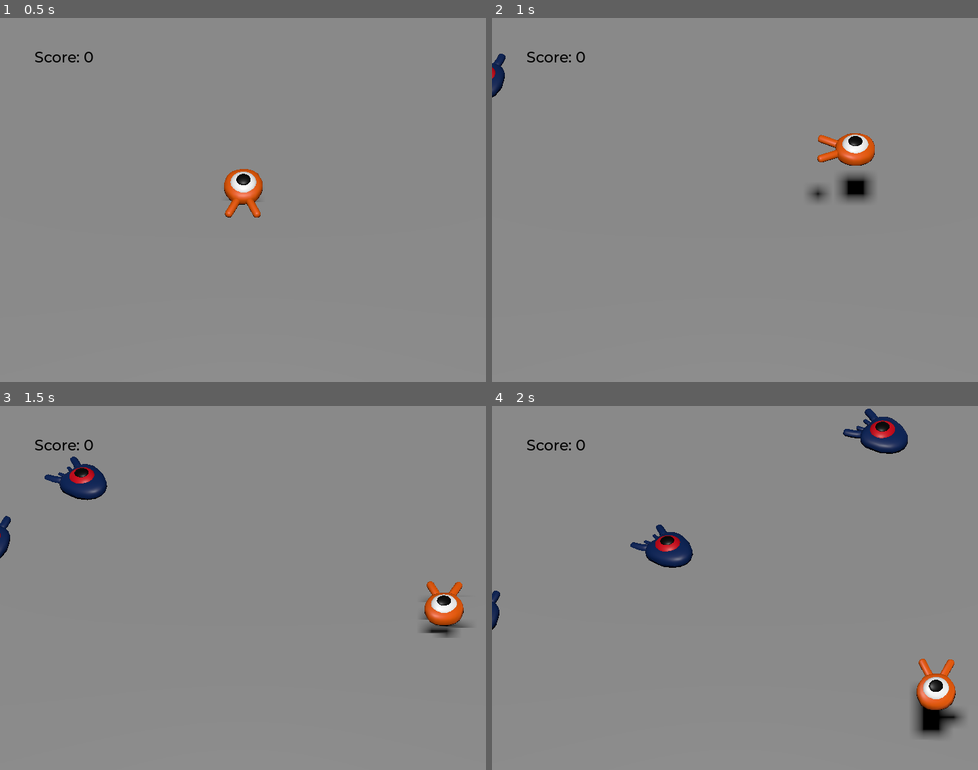
Above: before the commit, frames 1-4 (two rows, left to right).
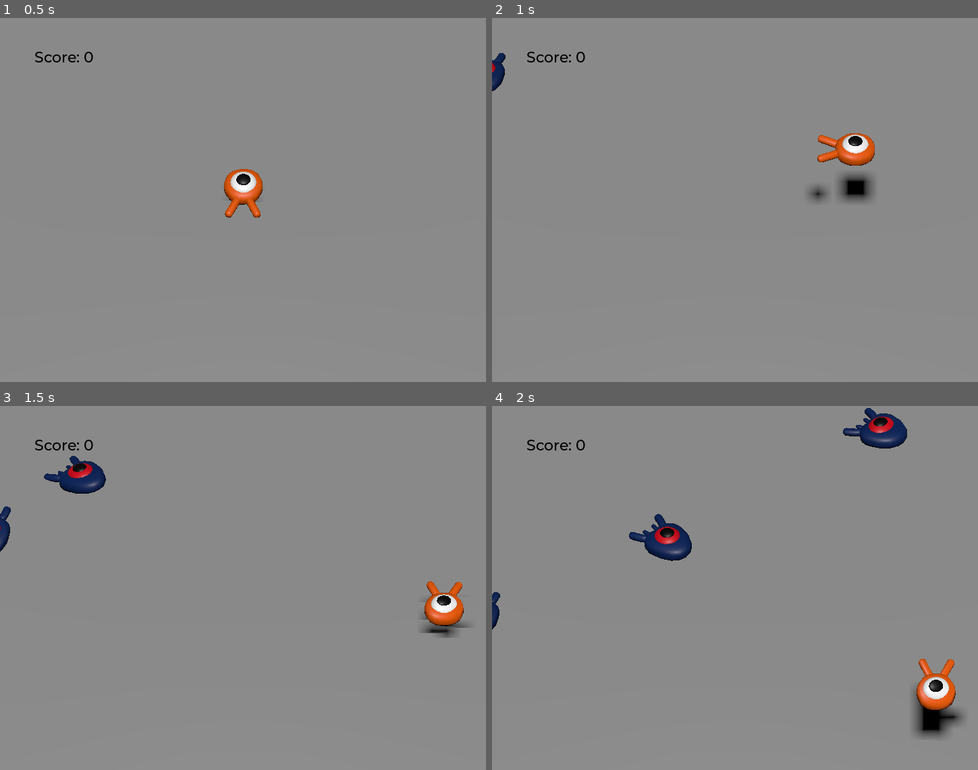
Above: after the commit, the same moments.

Repository: Koccov/squash-the-creeps
Game: Godot game, scene res://main.tscn
Same seed, same stepped clock (60 frames per second), same inputs: the game is played once before the commit and once after it.
Inputs:
- Up to frame 1 (0.5 s): no input
- Up to frame 2 (1 s): tap Enter (ui_accept) at 0.5 s; hold Right (move_right) from 0.53 s (still down); tap Space (jump) at 0.77 s
- Up to frame 3 (1.5 s): release Right (move_right) at 1.28 s; hold Down (move_backward) from 1.28 s (still down)
- Up to frame 4 (2 s): keep holding Down (move_backward); tap Space (jump) at 1.52 s

Frame 1 is identical in both runs. In frame 2, 0.1% of the frame differs, in the area x 0-3%, y 9-22%; in frame 3, 0.7%; in frame 4, 1.6%, in the area x 0-86%, y 0-62%.

Commit message:
add animations to Mob

Diff:
--- a/mob.gd
+++ b/mob.gd
@@ -25,6 +25,8 @@
 	velocity = Vector3.FORWARD * random_speed
 	# rotate velocity vector to align with Mob's look direction
 	velocity = velocity.rotated(Vector3.UP, rotation.y)
+	# animation speed
+	$AnimationPlayer.speed_scale = random_speed / min_speed
 
 
 func _on_visible_on_screen_notifier_3d_screen_exited():
--- a/mob.tscn
+++ b/mob.tscn
@@ -1,10 +1,60 @@
-[gd_scene load_steps=4 format=3 uid="uid://c2v2mj13theec"]
+[gd_scene load_steps=7 format=3 uid="uid://c2v2mj13theec"]
 
 [ext_resource type="Script" path="res://mob.gd" id="1_5re20"]
 [ext_resource type="PackedScene" uid="uid://dddupswd1b7ui" path="res://art/mob.glb" id="1_pe6xg"]
 
 [sub_resource type="BoxShape3D" id="BoxShape3D_4i705"]
 size = Vector3(2, 0.839388, 2.11061)
+
+[sub_resource type="Animation" id="Animation_awxbq"]
+resource_name = "float"
+length = 1.2
+loop_mode = 1
+tracks/0/type = "value"
+tracks/0/imported = false
+tracks/0/enabled = true
+tracks/0/path = NodePath("Pivot/Character:position")
+tracks/0/interp = 1
+tracks/0/loop_wrap = true
+tracks/0/keys = {
+"times": PackedFloat32Array(0.3, 0.8, 1.2),
+"transitions": PackedFloat32Array(0.757858, 1.56918, 0.5),
+"update": 0,
+"values": [Vector3(0, 0, 0), Vector3(0, 0.65, 0), Vector3(0, 0.35, 0)]
+}
+tracks/1/type = "value"
+tracks/1/imported = false
+tracks/1/enabled = true
+tracks/1/path = NodePath("Pivot/Character:rotation")
+tracks/1/interp = 1
+tracks/1/loop_wrap = true
+tracks/1/keys = {
+"times": PackedFloat32Array(0.225, 0.5, 1.2),
+"transitions": PackedFloat32Array(0.420448, 0.757858, 2.21915),
+"update": 0,
+"values": [Vector3(0, 0, 0), Vector3(0.139626, 0, 0), Vector3(-0.15708, 0, 0)]
+}
+
+[sub_resource type="Animation" id="Animation_tva1y"]
+length = 0.001
+tracks/0/type = "value"
+tracks/0/imported = false
+tracks/0/enabled = true
+tracks/0/path = NodePath("Pivot/Character:position")
+tracks/0/interp = 1
+tracks/0/loop_wrap = true
+tracks/0/keys = {
+"times": PackedFloat32Array(0),
+"transitions": PackedFloat32Array(1),
+"update": 0,
+"values": [Vector3(0, 0, 0)]
+}
+
+[sub_resource type="AnimationLibrary" id="AnimationLibrary_jcr7e"]
+_data = {
+"RESET": SubResource("Animation_tva1y"),
+"float": SubResource("Animation_awxbq")
+}
 
 [node name="Mob" type="CharacterBody3D" groups=["mob"]]
 transform = Transform3D(1, 0, 0, 0, 1, 0, 0, 0, 1, 0, 0.3, 0)
@@ -15,6 +65,7 @@
 [node name="Pivot" type="Node3D" parent="."]
 
 [node name="Character" parent="Pivot" instance=ExtResource("1_pe6xg")]
+transform = Transform3D(1, 0, 0, 0, 0.988494, 0.151259, 0, -0.151259, 0.988494, 0, 0, 0)
 
 [node name="CollisionShape3D" type="CollisionShape3D" parent="."]
 transform = Transform3D(1, 0, 0, 0, 1, 0, 0, 0, 1, 0, 0.172441, 0)
@@ -23,4 +74,10 @@
 [node name="VisibleOnScreenNotifier3D" type="VisibleOnScreenNotifier3D" parent="."]
 aabb = AABB(-1.20989, -1, -1.97236, 2.41977, 2, 3.94473)
 
+[node name="AnimationPlayer" type="AnimationPlayer" parent="."]
+autoplay = "float"
+libraries = {
+"": SubResource("AnimationLibrary_jcr7e")
+}
+
 [connection signal="screen_exited" from="VisibleOnScreenNotifier3D" to="." method="_on_visible_on_screen_notifier_3d_screen_exited"]
